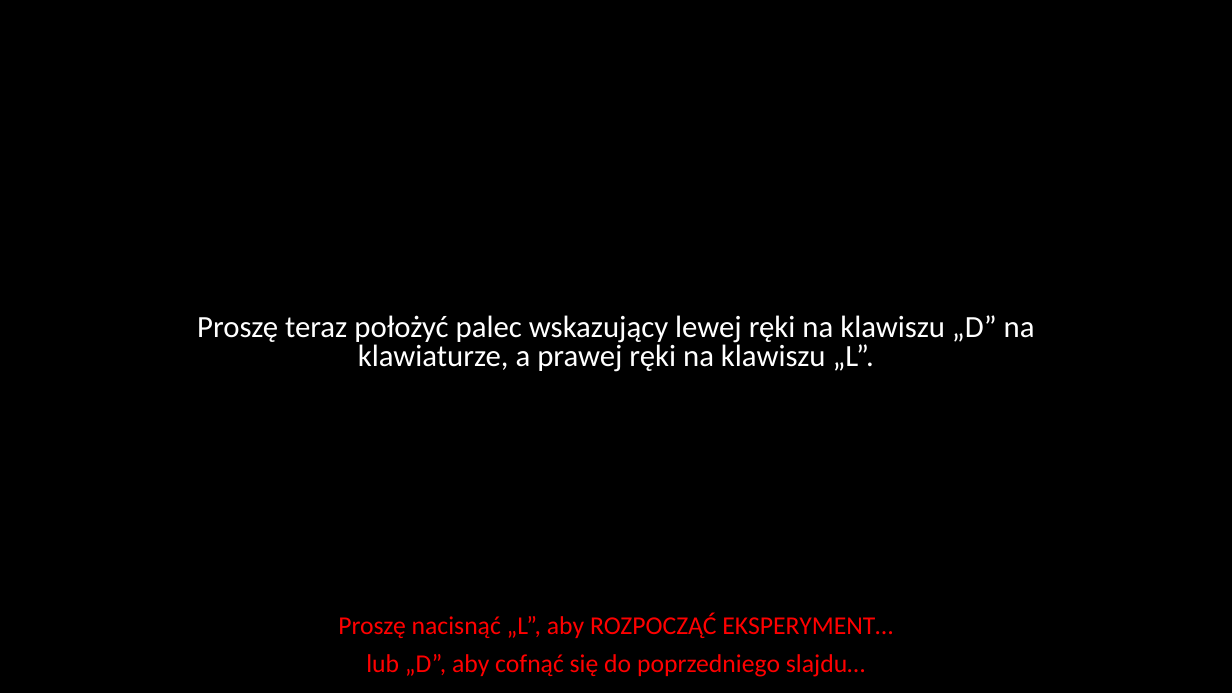
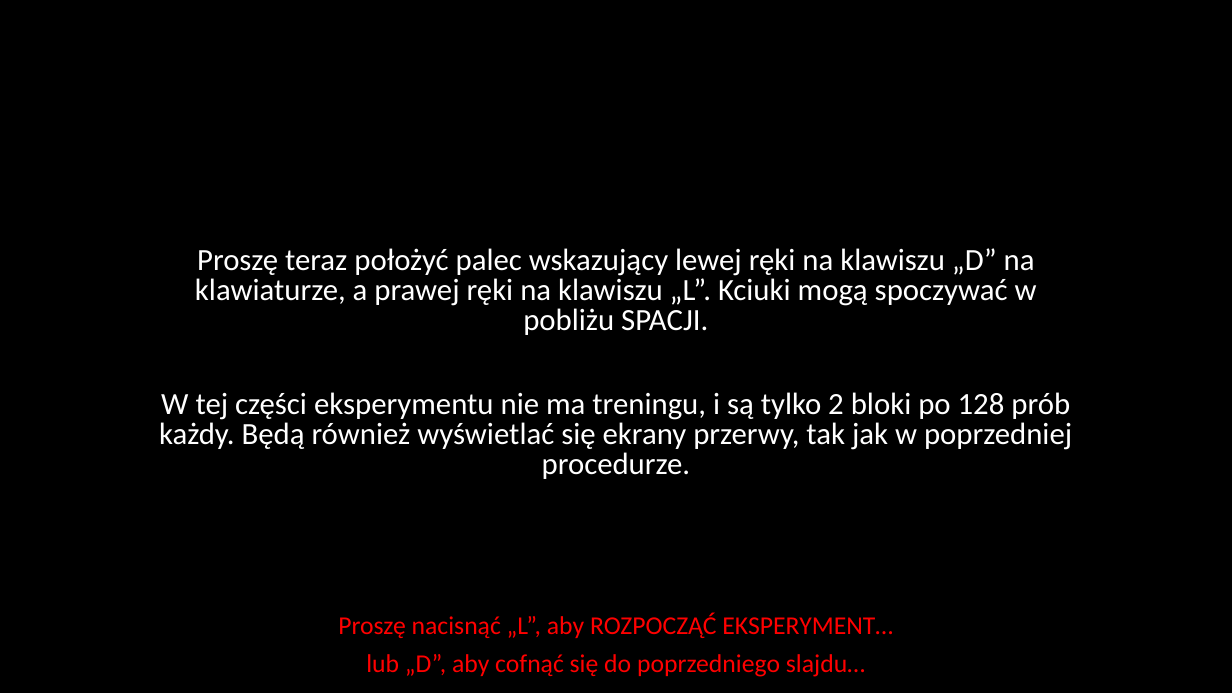
Before and after one commit to mmagnuski/senofag, a slide deck: slide 8 of EPRIME procedura png/Slajdy_Dprime.pptx (slide 6 before the commit). Drawn at 1232x693 pixels with LibreOffice and Linux fonts; fonts in the diff are those of the drawing. Boxes give left, top, right and bottom in pixels: in the first picture for what was removed or moved away, otherwise in the second. Text is boxed around its words. In the diff, an @@ line names an element or a change of style, - is before the commit and + after.

```diff
--- a/EPRIME procedura png/Slajdy_Dprime.pptx
+++ b/EPRIME procedura png/Slajdy_Dprime.pptx
@@ text at [159, 248, 1072, 479]: text changed @@
-Proszę teraz położyć palec wskazujący lewej ręki na klawiszu „D” na klawiaturze, a prawej ręki na klawiszu „L”.
+Proszę teraz położyć palec wskazujący lewej ręki na klawiszu „D” na klawiaturze, a prawej ręki na klawiszu „L”. Kciuki mogą spoczywać w pobliżu SPACJI.
+W tej części eksperymentu nie ma treningu, i są tylko 2 bloki po 128 prób każdy. Będą również wyświetlać się ekrany przerwy, tak jak w poprzedniej procedurze.
```
Also in this commit, not shown: 2 other slides changed, 2 slides added, 10 other files.
